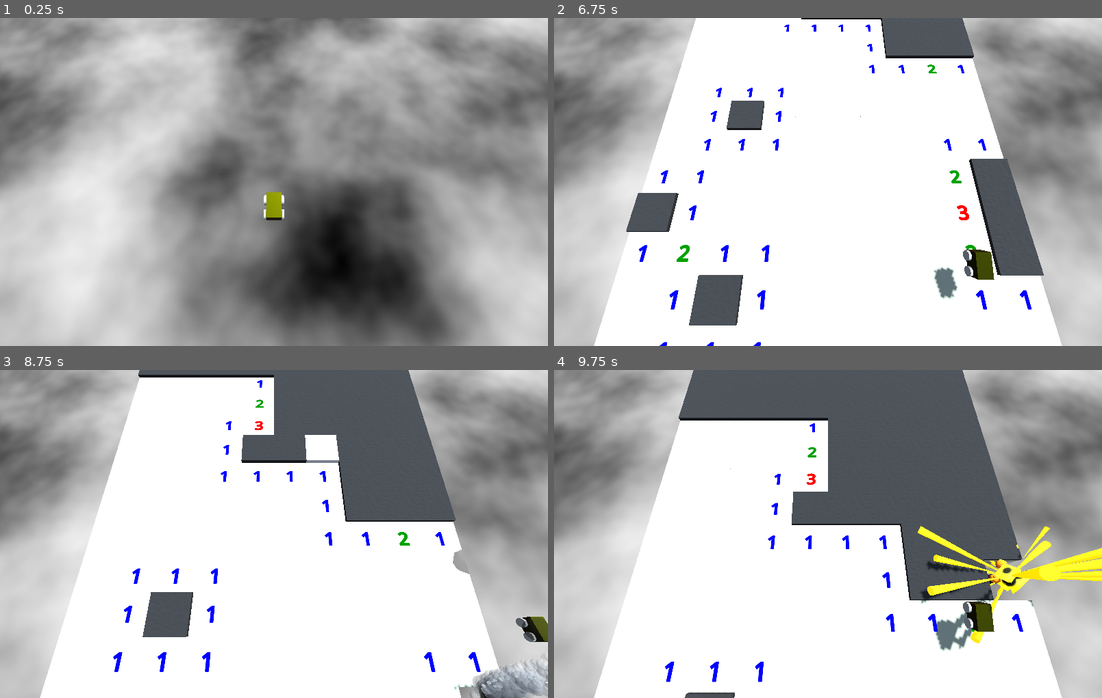
Above: before the commit, frames 1-4 (two rows, left to right).
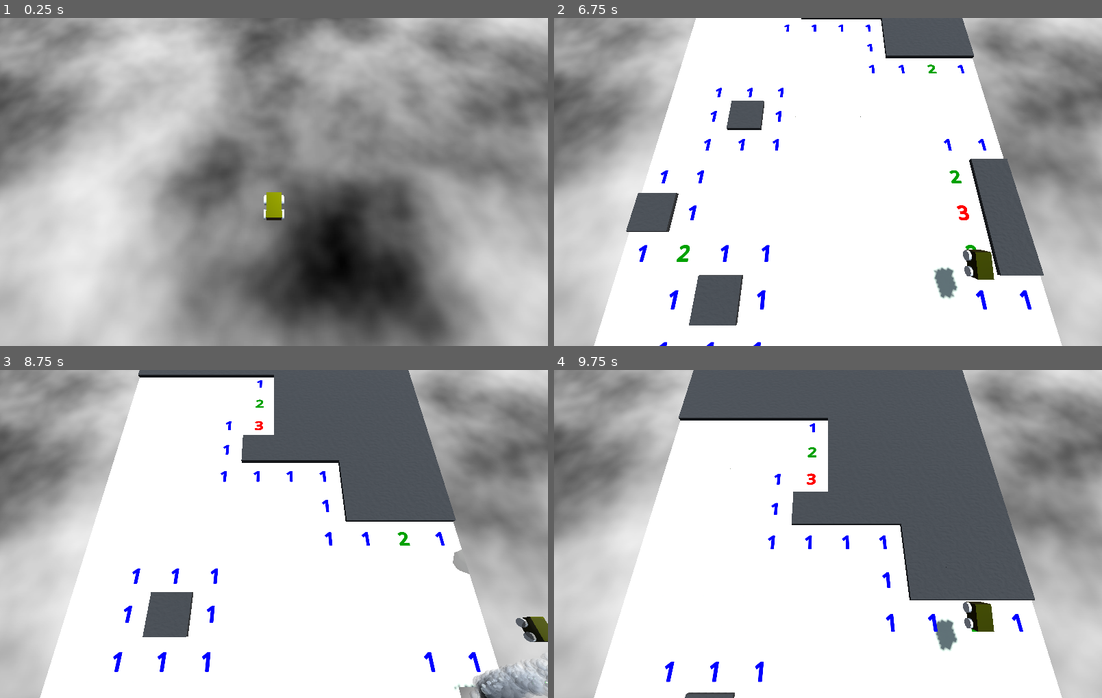
Above: after the commit, the same moments.

Repository: Blubtastic/minesweeper_2
Game: Godot game, scene res://Main.tscn
Two runs of this game, one before a commit and one after it. Both use one fixed random seed, a clock stepped at 60 frames per second and the inputs below.
Inputs (mouse positions are in pixels of both pictures, inside the frame that each line leads up to):
- Up to frame 1 (0.25 s): no input
- Up to frame 2 (6.75 s): tap Enter (ui_accept) at 0.5, 0.77, 1.52, 3.02, 3.77, 4.52, 6.02 s; move the mouse to (948, 165) at 0.52 s; hold Right (ui_right) 0.53-1.28 s; click (948, 165) at 0.67 s; move the mouse to (718, 198) at 1.27 s; hold Down (ui_down) 1.28-2.03 s; click (718, 198) at 1.42 s; move the mouse to (882, 109) at 2.02 s; hold Right (ui_right) 2.03-2.78 s; click (882, 109) at 2.17 s; move the mouse to (800, 247) at 2.77 s; hold Up (ui_up) 2.78-3.53 s; click (800, 247) at 2.92 s; move the mouse to (992, 231) at 3.52 s; hold Left (ui_left) 3.53-5.03 s; click (992, 231) at 3.67 s; move the mouse to (663, 132) at 4.27 s; click (663, 132) at 4.42 s; move the mouse to (855, 182) at 5.02 s; hold Down (ui_down) 5.03-5.78 s; click (855, 182) at 5.17 s; move the mouse to (745, 100) at 5.77 s; hold Right (ui_right) 5.78-6.53 s; click (745, 100) at 5.92 s; move the mouse to (948, 165) at 6.52 s; hold Up (ui_up) from 6.53 s (still down); click (948, 165) at 6.67 s
- Up to frame 3 (8.75 s): tap Enter (ui_accept) at 6.77, 7.52 s; move the mouse to (164, 550) at 7.27 s; release Up (ui_up) at 7.28 s; hold Right (ui_right) 7.28-8.03 s; click (164, 550) at 7.42 s; move the mouse to (328, 461) at 8.02 s; hold Down (ui_down) from 8.03 s (still down); click (328, 461) at 8.17 s
- Up to frame 4 (9.75 s): move the mouse to (800, 599) at 8.77 s; release Down (ui_down) at 8.78 s; hold Left (ui_left) 8.78-9.53 s; click (800, 599) at 8.92 s; tap Enter (ui_accept) at 9.02 s; move the mouse to (992, 583) at 9.52 s; hold Up (ui_up) from 9.53 s (still down); click (992, 583) at 9.67 s

Frames 1-2 are identical in both runs. In frame 3, 0.5% of the frame differs, in the area x 55-62%, y 19-29%; in frame 4, 3.0%, in the area x 66-100%, y 47-86%.

Commit message:
feat: optimize chunks by removing

Diff:
--- a/CubeChunk.tscn
+++ b/CubeChunk.tscn
@@ -4,3 +4,7 @@
 
 [node name="CubeChunk" type="AnimatableBody3D"]
 script = ExtResource("1_51aoj")
+
+[node name="VisibleOnScreenNotifier3D" type="VisibleOnScreenNotifier3D" parent="."]
+
+[connection signal="screen_exited" from="VisibleOnScreenNotifier3D" to="." method="_on_visible_on_screen_notifier_3d_screen_exited"]
--- a/cube_chunk.gd
+++ b/cube_chunk.gd
@@ -52,3 +52,6 @@
 	var mine_list = randomized_mines()
 	for i in range(cubes.size()):
 		cubes[i].is_bomb = mine_list[i]
+
+func _on_visible_on_screen_notifier_3d_screen_exited() -> void:
+	queue_free()
--- a/shared/cube/cube.gd
+++ b/shared/cube/cube.gd
@@ -31,25 +31,6 @@
 	if isLoadingExploded:
 		is_bomb = true
 		handle_uncleared_pressed()
-
-func _on_input_event(_camera: Node, event: InputEvent, _event_position: Vector3, _normal: Vector3, _shape_idx: int) -> void:
-	if event is InputEventMouseButton:
-		var mouse_event := event as InputEventMouseButton
-		var is_left_click := mouse_event.pressed and mouse_event.button_index == MOUSE_BUTTON_LEFT
-		var is_right_click := mouse_event.pressed and mouse_event.button_index == MOUSE_BUTTON_RIGHT
-		if !is_cleared:
-			if is_right_click or (is_left_click and event.is_command_or_control_pressed()):
-				handle_uncleared_secondary_pressed()
-			elif is_left_click:
-				handle_uncleared_pressed()
-		elif is_left_click:
-			handle_cleared_pressed()
-
-func _on_mouse_entered():
-	top_mesh.highlight_cube()
-
-func _on_mouse_exited():
-	top_mesh.unhighlight_cube()
 
 func handle_uncleared_pressed():
 	if !is_flagged:
